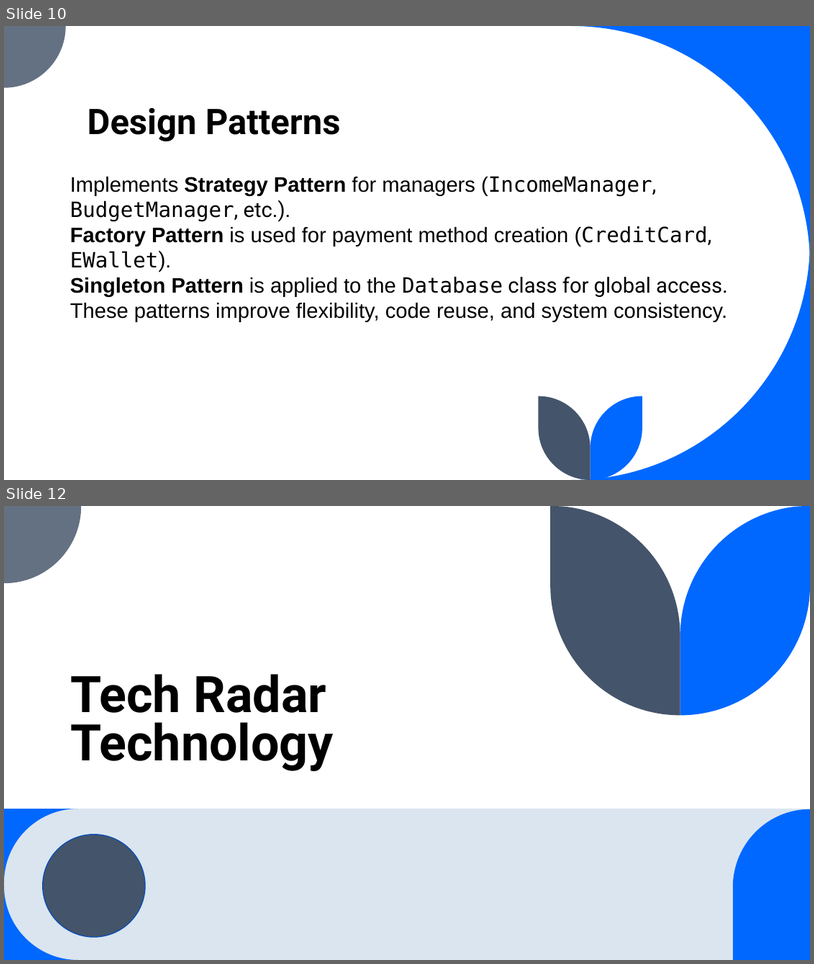
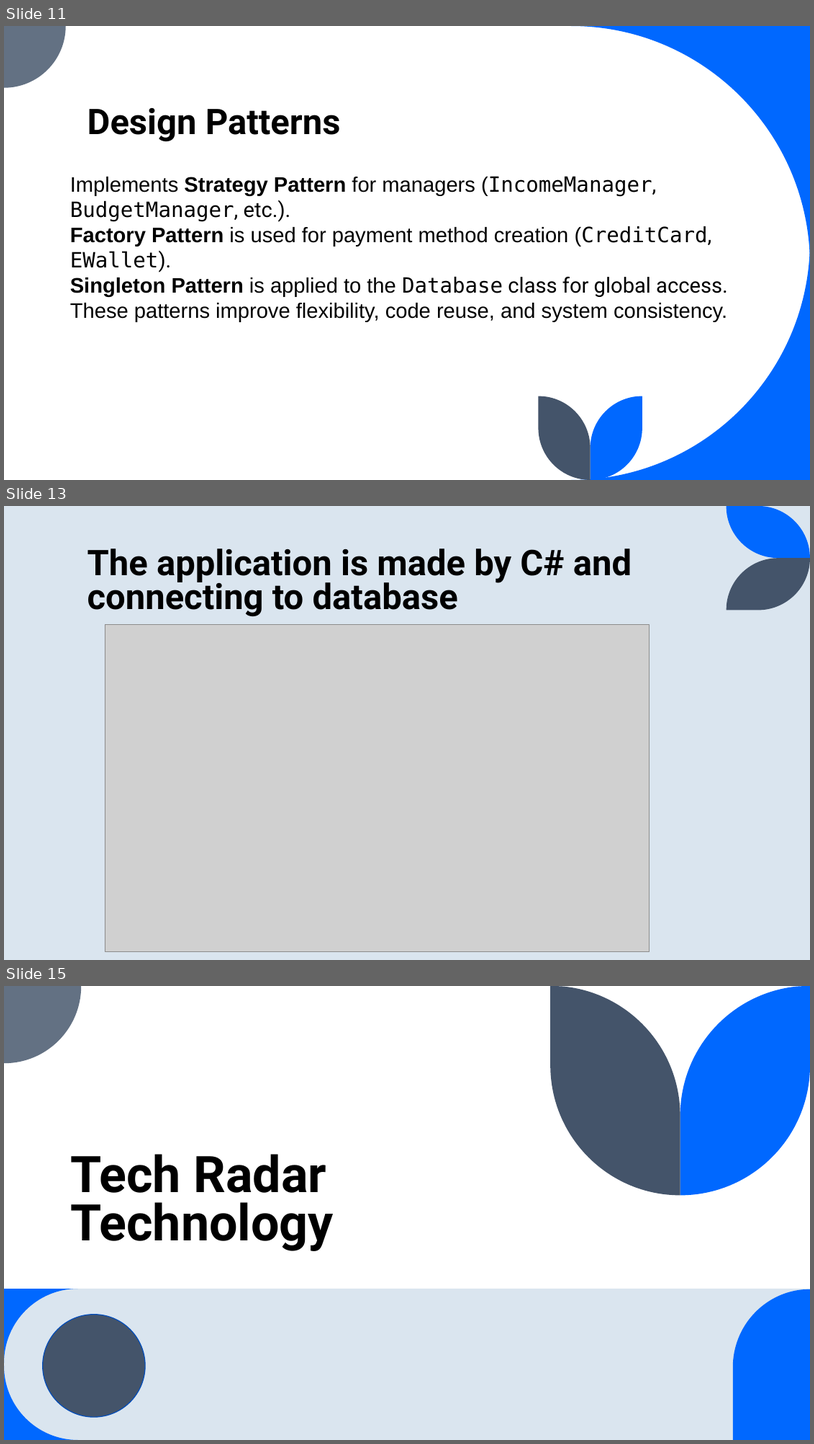
Before and after one commit to SamirSheriff/personal-Budgeting, a slide deck: SDS.pptx. Shown one above the other, each under a label of ours: slides 10 and 12 before the commit, slides 11, 13 and 15 after it; the slides between them are not shown. The pictures are 814x964 and 814x1444 pixels, drawn with LibreOffice and Linux fonts; fonts in the diff are those of the drawing; grey boxes stand for pictures. Boxes give left, top, right and bottom in pixels: in the first picture for what was removed or moved away, otherwise in the second. Text is boxed around its words. In the diff, an @@ line names an element or a change of style, - is before the commit and + after.

```diff
--- a/SDS.pptx
+++ b/SDS.pptx
@@ slide 13 added at (4,506,810,960), background #DAE5EF @@
@@ freeform shape added at (727,506,810,558), fill #0068FF @@
@@ title added at (88,548,632,617), 42 pt, text #000000, bold @@
+The application is made by C# and connecting to database
@@ freeform shape added at (727,558,810,610), fill #44546A @@
@@ picture added at (105,625,650,951) @@
@@ what was slide 10 is now slide 11 @@
@@ what was slide 12 is now slide 15 @@
```
Also in this commit, not shown: 1 slide changed, 3 other slides added, 1 slide removed, 1 other file.
